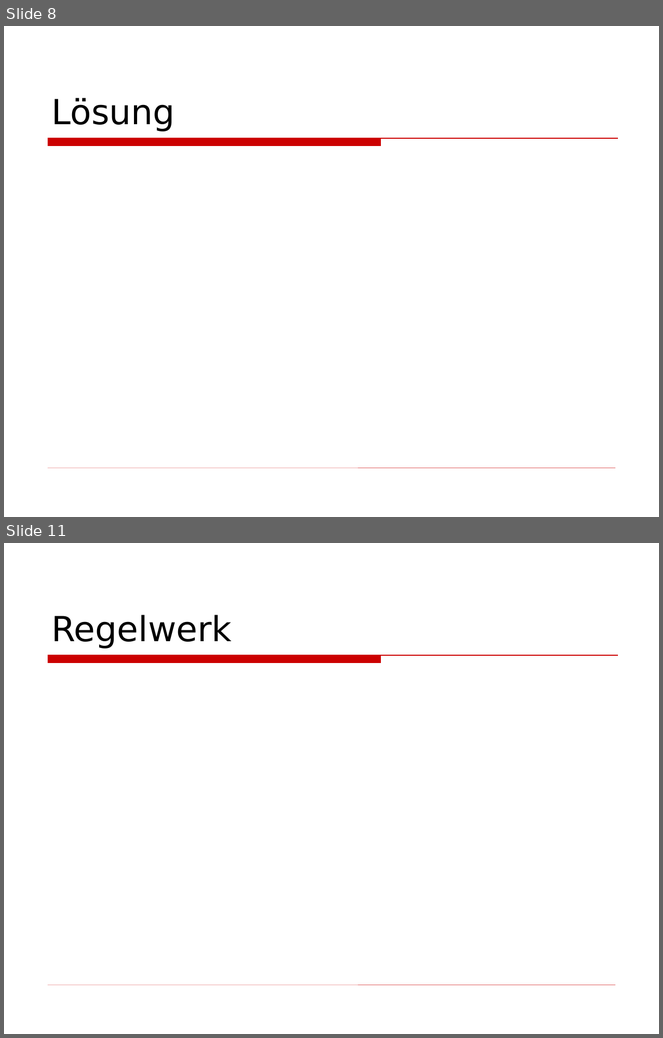
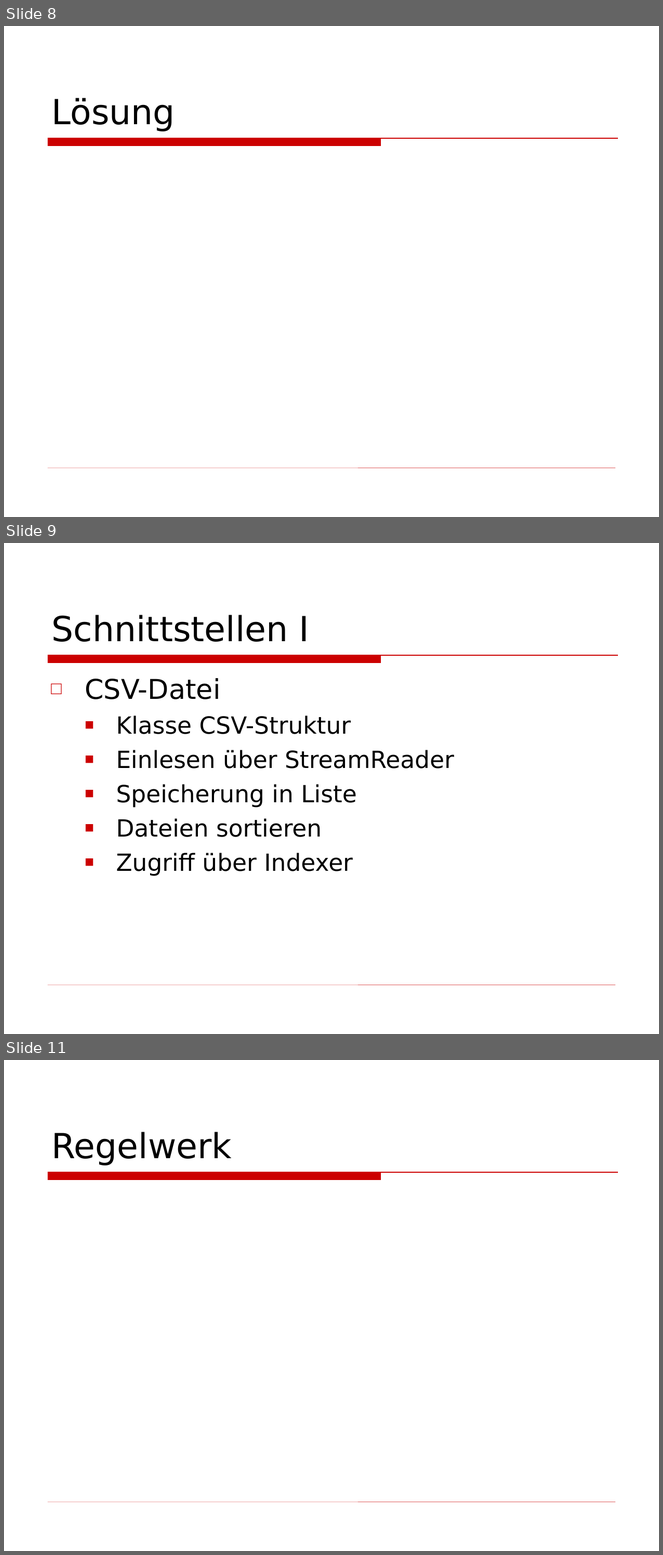
Before and after one commit to BackupTheBerlios/wiptp-svn, a slide deck: docs/Präsentation.ppt. Shown one above the other, each under a label of ours: slides 8 and 11 before the commit, slides 8, 9 and 11 after it; the slides between them are not shown. The pictures are 663x1038 and 663x1555 pixels, drawn with LibreOffice and Linux fonts; fonts in the diff are those of the drawing; background and template pictures are left out. Boxes give left, top, right and bottom in pixels: in the first picture for what was removed or moved away, otherwise in the second. Text is boxed around its words. In the diff, an @@ line names an element or a change of style, - is before the commit and + after.

```diff
--- a/docs/Präsentation.ppt
+++ b/docs/Präsentation.ppt
@@ slide 9 added at box(4, 543, 659, 1034), background picture (left out); not listed: 2 template elements that a slide beside it also shows @@
@@ title added at box(52, 615, 310, 642), 38 pt, text #000000 @@
+Schnittstellen I
@@ text added at box(85, 678, 454, 876), 26 pt, text #000000 @@
+□ CSV-Datei
+  ■ Klasse CSV-Struktur
+  ■ Einlesen über StreamReader
+  ■ Speicherung in Liste
+  ■ Dateien sortieren
+  ■ Zugriff über Indexer
```
Also in this commit, not shown: 1 slide changed, 1 slide removed.
